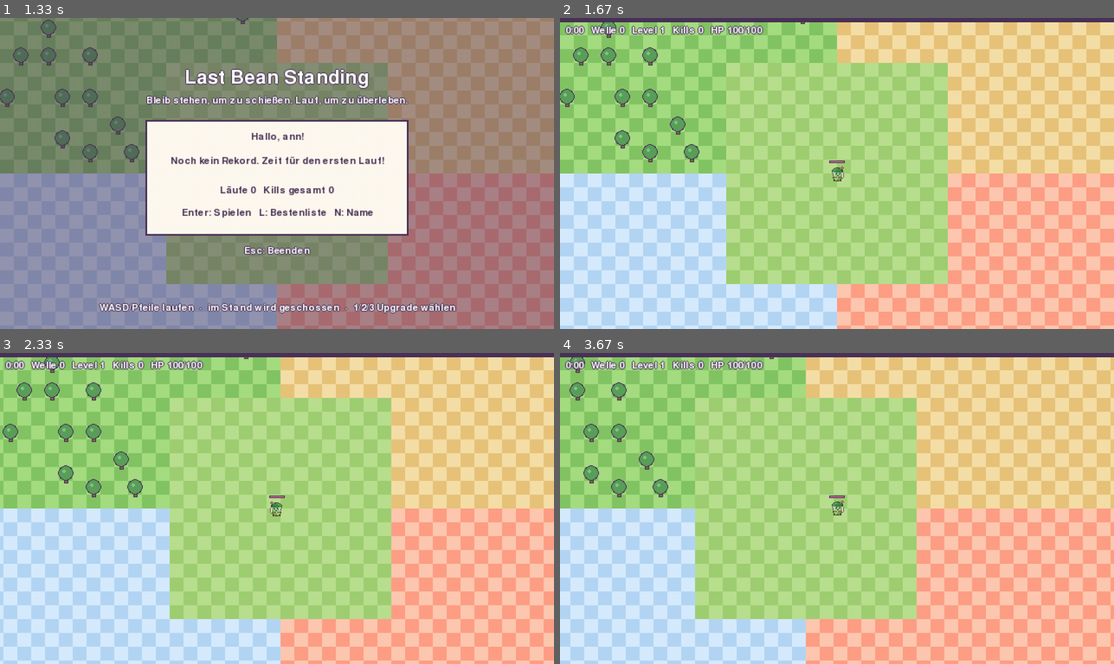
Above: before the commit, frames 1-4 (two rows, left to right).
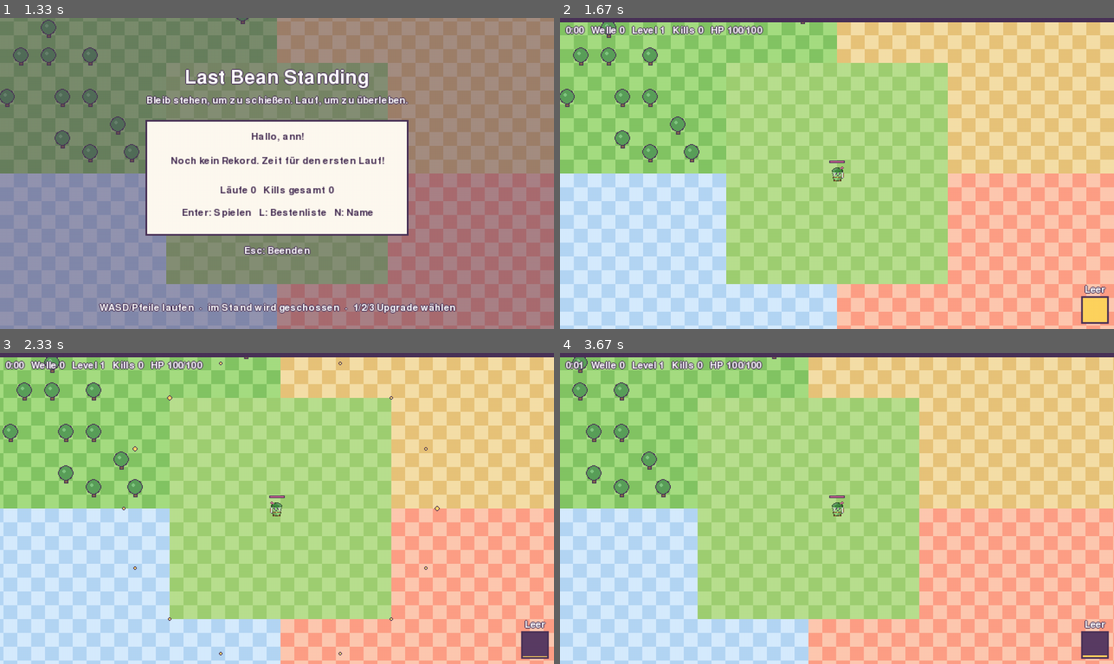
Above: after the commit, the same moments.

Repository: hannes-vnz/last_bean_standing
Game: pygame game, started from src/lastbean/__main__.py
Same seed, same stepped clock (60 frames per second), same inputs: the game is played once before the commit and once after it.
Inputs:
- Up to frame 1 (1.33 s): type "an" at 0.88 s; type "n" at 1.08 s; tap Enter at 1.22 s
- Up to frame 2 (1.67 s): tap Enter at 1.43 s
- Up to frame 3 (2.33 s): tap Space at 1.77 s; tap A at 2.1 s
- Up to frame 4 (3.67 s): hold Esc 2.43-2.9 s; hold Right 2.43-2.9 s; tap Enter at 2.93 s; hold Right from 3.27 s (still down)

Frame 1 is identical in both runs. In frame 2, 0.5% of the frame differs, in the area x 94-100%, y 85-99%; in frame 3, 0.7%; in frame 4, 18%, in the area x 1-100%, y 1-100%.

Commit message:
Paket A done: magnet and ability on screen, Space for Pfeilhagel, pause menu, bot uses ability; roadmap and README updated

Diff:
--- a/src/lastbean/app.py
+++ b/src/lastbean/app.py
@@ -35,7 +35,8 @@
     keys = pygame.key.get_pressed()
     mx = (keys[pygame.K_d] or keys[pygame.K_RIGHT]) - (keys[pygame.K_a] or keys[pygame.K_LEFT])
     my = (keys[pygame.K_s] or keys[pygame.K_DOWN]) - (keys[pygame.K_w] or keys[pygame.K_UP])
-    return PlayerInput(player_id, int(mx), int(my))
+    ability = bool(keys[pygame.K_SPACE] or keys[pygame.K_e])
+    return PlayerInput(player_id, int(mx), int(my), ability=ability)
 
 
 def card_choice(key: int, renderer: Renderer) -> int | None:
@@ -253,6 +254,8 @@
             for event in pygame.event.get():
                 if event.type == pygame.QUIT:
                     running = False
+                elif event.type == pygame.WINDOWFOCUSLOST and game.state == "play" and not game.world.paused:
+                    game.state = "pause"  # switching tabs or windows must not cost the run
                 elif game.state == "name":
                     game.handle_name_event(event)
                 elif event.type != pygame.KEYDOWN:
@@ -290,8 +293,18 @@
                         acc = 0.0
                     elif event.key in (pygame.K_RETURN, pygame.K_KP_ENTER, pygame.K_ESCAPE):
                         game.state = "menu"
-                elif event.key == pygame.K_ESCAPE:
-                    game.state = "menu"  # abandon the run, it is not recorded
+                elif game.state == "pause":
+                    if event.key in (pygame.K_ESCAPE, pygame.K_RETURN, pygame.K_KP_ENTER, pygame.K_SPACE, pygame.K_p):
+                        game.state = "play"
+                        acc = 0.0
+                    elif event.key == pygame.K_r:
+                        game.new_run()
+                        effects.reset()
+                        acc = 0.0
+                    elif event.key == pygame.K_q:
+                        game.state = "menu"  # abandon the run, it is not recorded
+                elif event.key in (pygame.K_ESCAPE, pygame.K_p) and not game.world.paused:
+                    game.state = "pause"
                 elif event.key == pygame.K_F4:
                     game.config = game.normal if game.config is not game.normal else stress_config(game.normal)
                     game.new_run()
@@ -330,9 +343,11 @@
                 acc = 0.0
             choice = None
             t1 = time.perf_counter()
-            if game.state in ("play", "results"):
+            if game.state in ("play", "results", "pause"):
                 debug = f"{timer.text(world)}  {bench_result}" if show_timings else None
                 renderer.draw(world.snapshot(), debug=debug, effects=effects)
+                if game.state == "pause":
+                    screens.draw_pause(renderer, game.world.snapshot(), audio.muted)
                 if game.state == "results":
                     line = screens.online_line(*game.online)
                     screens.draw_results(renderer, game.result, game.flags, game.profile, line)
--- a/src/lastbean/bots.py
+++ b/src/lastbean/bots.py
@@ -11,6 +11,9 @@
     if p.offer:
         return PlayerInput(player_id, choice=0)
     d2 = [((e.x - p.x) ** 2 + (e.y - p.y) ** 2, e) for e in w.enemies]
+    crowded = sum(1 for d, _ in d2 if d < 250**2) >= 6
+    if crowded and p.ability_cooldown <= 0:
+        return PlayerInput(player_id, ability=True)
     nearest = min((d for d, _ in d2), default=float("inf"))
     near = [e for d, e in d2 if d < 120**2]
     if near:  # flee from the centre of mass of close enemies, away from walls
--- a/src/lastbean/render/renderer.py
+++ b/src/lastbean/render/renderer.py
@@ -115,6 +115,11 @@
                 c.fill(self.xp_color, (sx, sy - 1, 1, 3))
 
         self._draw_hazards(snap, cam_x, cam_y)
+        for kind, kx, ky in snap.pickups:
+            sx, sy = round(kx / UNITS_PER_PX) - cam_x, round(ky / UNITS_PER_PX) - cam_y
+            if kind == "magnet" and -8 <= sx < CANVAS_W + 8 and -8 <= sy < CANVAS_H + 8:
+                bob = 1 if (snap.tick // 15) % 2 else 0  # little float so it catches the eye
+                self._draw_magnet(sx, sy - bob)
         for cx, cy in snap.chests:
             sx, sy = round(cx / UNITS_PER_PX) - cam_x, round(cy / UNITS_PER_PX) - cam_y
             c.fill(ink, (sx - 6, sy - 5, 13, 11))
@@ -198,6 +203,24 @@
         if snap.difficulty != 1.0:
             hud += f"   Schwierigkeit {round(snap.difficulty * 100)} %"
         self.text(hud, (6, 9))
+        # Ability button: fills up while recharging, glows when ready.
+        box = pygame.Rect(CANVAS_W - 36, CANVAS_H - 36, 28, 28)
+        c.fill(ink, box.inflate(4, 4))
+        c.fill((90, 60, 100), box)
+        filled = round(box.h * min(1.0, focus.ability_ready))
+        c.fill(self.crit_color if focus.ability_ready >= 1.0 else self.shot_halo,
+               (box.x, box.bottom - filled, box.w, filled))  # fmt: skip
+        self.text("Leer", (box.centerx, box.y - 9), center=True)
+
+    def _draw_magnet(self, sx: int, sy: int) -> None:
+        """Horseshoe magnet: coral bow with white tips and dark outline (no sprite yet)."""
+        c, ink = self.canvas, self.ink
+        pygame.draw.circle(c, ink, (sx, sy), 7)
+        pygame.draw.circle(c, self.telegraph, (sx, sy), 6)
+        pygame.draw.circle(c, ink, (sx, sy + 1), 3)
+        c.fill(ink, (sx - 3, sy + 1, 7, 7))
+        c.fill(WHITE, (sx - 6, sy + 2, 3, 3))
+        c.fill(WHITE, (sx + 4, sy + 2, 3, 3))
 
     def _facing(self, key: int, x: float) -> bool:
         """True when the entity last moved left (sprites face right)."""
--- a/src/lastbean/ui/screens.py
+++ b/src/lastbean/ui/screens.py
@@ -159,3 +159,24 @@
     if status == "no_name":
         return ""
     return status
+
+
+def draw_pause(r: Renderer, snap, muted: bool) -> None:
+    """Pause overlay with the current build (upgrades and their levels)."""
+    dim = pygame.Surface((CANVAS_W, CANVAS_H), pygame.SRCALPHA)
+    dim.fill((*r.ink, 160))
+    r.canvas.blit(dim, (0, 0))
+    r.text("Pause", (CX, 60), r.big_font, center=True)
+    panel = pygame.Rect(CX - 150, 84, 300, 170)
+    _panel(r, panel)
+    focus = snap.players[0]
+    r.dark_text(
+        f"Level {focus.level}   Kills {focus.kills}   {_mmss(int(snap.time_s))}", (CX, panel.y + 10), center=True
+    )
+    ups = [(r.upgrades[uid].name, lvl) for uid, lvl in focus.upgrades if uid in r.upgrades]
+    if not ups:
+        r.dark_text("Noch keine Upgrades", (CX, panel.y + 40), center=True)
+    for i, (name, lvl) in enumerate(ups[:16]):
+        col, row = i % 2, i // 2
+        r.dark_text(f"{name} {lvl}", (panel.x + 16 + col * 146, panel.y + 34 + row * 16))
+    r.text("Esc: weiter   R: neuer Lauf   Q: Menü   M: Ton " + ("an" if muted else "aus"), (CX, 272), center=True)
--- /dev/null
+++ b/tests/test_package_a.py
@@ -0,0 +1,81 @@
+"""Paket A (28.10.2026): magnet pickup, Fenn's passive "Weitblick" and active "Pfeilhagel"."""
+
+import pytest
+
+from lastbean.sim import TICK_HZ, AbilityUsed, Enemy, Pickup, PickupCollected, PlayerInput, ShotFired, World, XpOrb
+from lastbean.sim import tuning as T
+
+
+def quiet(make_config, **kw) -> World:
+    kw.setdefault("character", {"attack_rate": 0.001})
+    return World(1, make_config(enemy_target=0, bosses=(), **kw))
+
+
+def test_new_values_from_data(make_config):
+    cfg = make_config()
+    assert cfg.character.speed == 180 and cfg.character.attack_rate == 2.0 and cfg.character.pickup_radius == 130
+    assert dict(next(m for m in cfg.mobs if m.id == "batswarm").biome_weights)["forest"] == 0.5
+
+
+def test_magnet_pulls_every_orb_on_the_map(make_config):
+    w = quiet(make_config)
+    p = w.players[0]
+    far = [XpOrb(p.x + 800, p.y + 600, 1.0), XpOrb(p.x - 900, p.y - 700, 2.0)]
+    w.orbs = list(far)
+    w.pickups.append(Pickup("magnet", p.x + 10, p.y))
+    events = [e for _ in range(3 * TICK_HZ) for e in w.step()]
+    assert any(isinstance(e, PickupCollected) and e.kind == "magnet" for e in events)
+    assert not w.orbs and (p.xp == 3.0 or p.level > 1)
+
+
+def test_elites_always_drop_a_magnet(make_config):
+    w = quiet(make_config)
+    m = w.config.mobs[0]
+    e = Enemy(0, m.id, 500.0, 500.0, 1.0, 1.0, 0.0, 1.0, m.radius, 1.0, elite=True)
+    w._kill(e, 0, [])
+    assert [k.kind for k in w.pickups] == ["magnet"]
+
+
+def test_magnet_drop_rate_is_small(make_config):
+    w = quiet(make_config)
+    m = w.config.mobs[0]
+    for i in range(4000):
+        w._kill(Enemy(i, m.id, 0.0, 0.0, 1.0, 1.0, 0.0, 1.0, m.radius, 1.0), 0, [])
+    assert 0.2 < 100 * len(w.pickups) / 4000 < 1.0  # about MAGNET_DROP_PCT
+
+
+def test_weitblick_passive(make_config):
+    w = quiet(make_config, character={"attack_rate": 2.0, "crit_chance_pct": 0.0}, mob={"speed": 0.0})
+    s = w.players[0].stats
+    assert s.range == pytest.approx(w.config.character.range * 1.12)  # +12 % range
+    assert s.far_damage_pct == 8 and s.far_threshold == 250
+    p = w.players[0]
+    m = w.config.mobs[0]
+    w.enemies.append(Enemy(0, m.id, p.x + 300, p.y, 1e9, 1e9, 0.0, 1.0, m.radius))
+    w._next_eid = 1
+    w.step()
+    assert w.projectiles[0].damage == pytest.approx(s.damage * 1.08)  # target farther than 250
+
+
+def test_pfeilhagel(make_config):
+    w = quiet(make_config)
+    p = w.players[0]
+    events = w.step([PlayerInput(0, ability=True)])
+    shots = [e for e in events if isinstance(e, ShotFired)]
+    assert len(shots) == T.ARROW_STORM_SHOTS and any(isinstance(e, AbilityUsed) for e in events)
+    assert w.projectiles[0].damage == pytest.approx(p.stats.damage * T.ARROW_STORM_DAMAGE)
+    assert not any(isinstance(e, AbilityUsed) for e in w.step([PlayerInput(0, ability=True)]))  # cooldown
+    for _ in range(int(w.config.character.active_cooldown_s * TICK_HZ)):
+        w.step()
+    assert any(isinstance(e, AbilityUsed) for e in w.step([PlayerInput(0, ability=True)]))
+    assert w.snapshot().players[0].ability_ready == pytest.approx(0.0)
+
+
+def test_progression_is_faster(make_config):
+    """Acceptance for the new values: the bot reaches a clearly higher level by 5:00 than before (2 to 4)."""
+    from lastbean.bots import heuristic_input
+
+    w = World(7, make_config(character={"hp": 10**9}))
+    while w.time_s < 300:
+        w.step([heuristic_input(w)])
+    assert w.players[0].level >= 6
Not shown, changed: README.md
Not shown, changed: docs/ROADMAP.md
